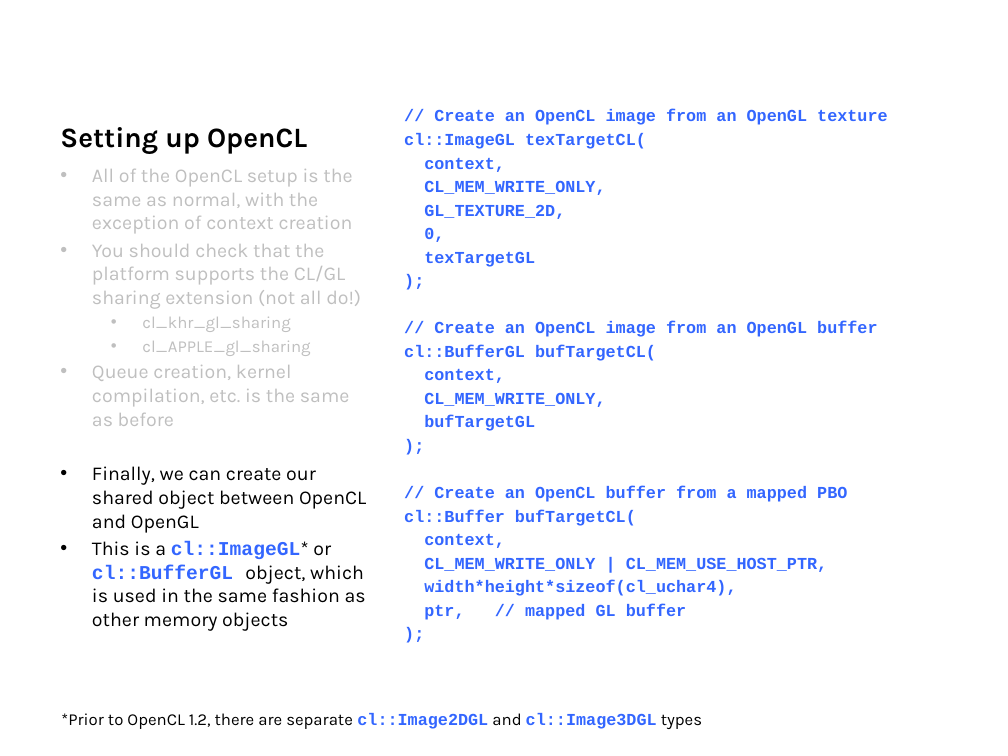
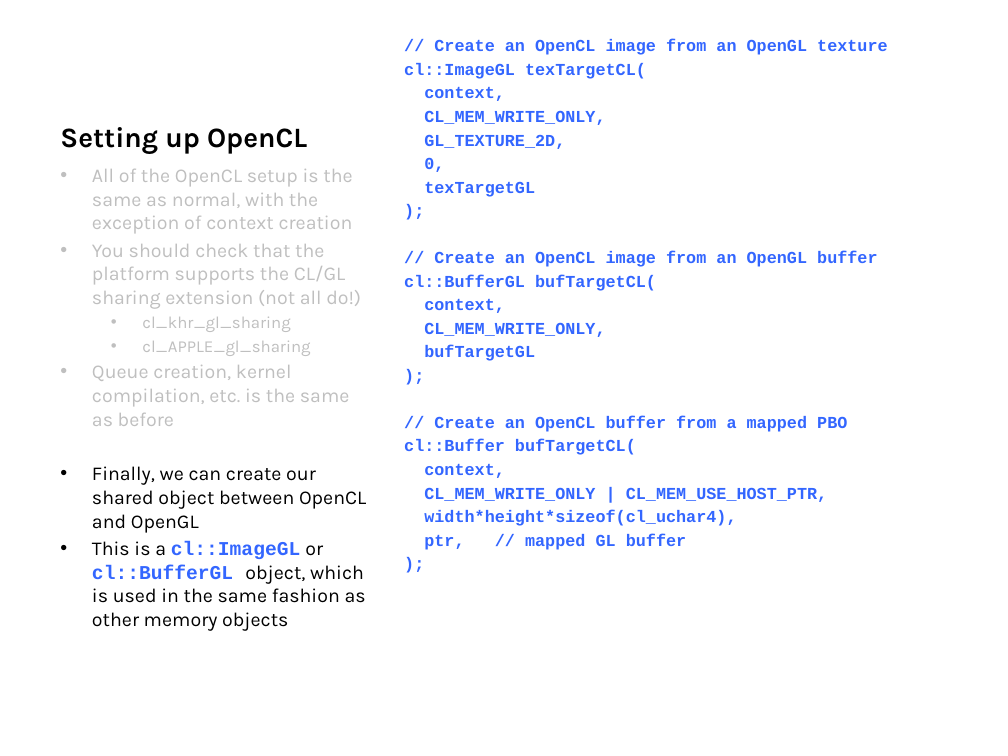
Before and after one commit to UoB-HPC/opencl-training-code, a slide deck: slide 131 of slides/intro_to_OpenCL_Feb_2015_part2.pptx (slide 133 before the commit). Drawn at 1008x756 pixels with LibreOffice and Linux fonts; fonts in the diff are those of the drawing. Boxes give left, top, right and bottom in pixels: in the first picture for what was removed or moved away, otherwise in the second. Text is boxed around its words. In the diff, an @@ line names an element or a change of style, - is before the commit and + after.

```diff
--- a/slides/intro_to_OpenCL_Feb_2015_part2.pptx
+++ b/slides/intro_to_OpenCL_Feb_2015_part2.pptx
@@ text "// Create an OpenCL image ...": place and size @@
-text "// Create an OpenCL image ..." at [404,109,888,620]
+text "// Create an OpenCL image ..." at [404,39,888,550]
@@ text at [92,541,366,631]: text changed @@
-• This is a cl::ImageGL* or cl::BufferGL object, which is used in the same fashion as other memory objects
+• This is a cl::ImageGL or cl::BufferGL object, which is used in the same fashion as other memory objects
@@ text removed at [61,713,702,729] @@
-*Prior to OpenCL 1.2, there are separate cl::Image2DGL and cl::Image3DGL types
```
Also in this commit, not shown: 9 other slides changed, 2 slides removed, 2 other files.
